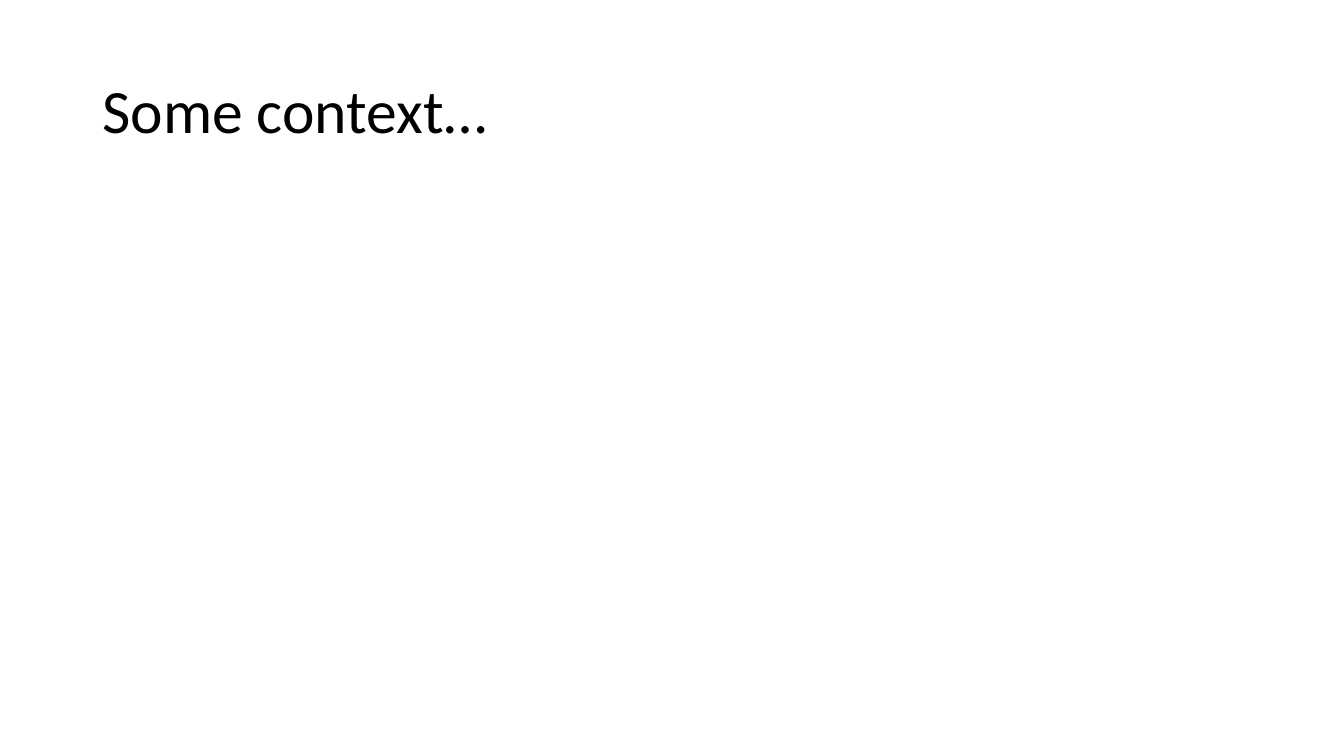
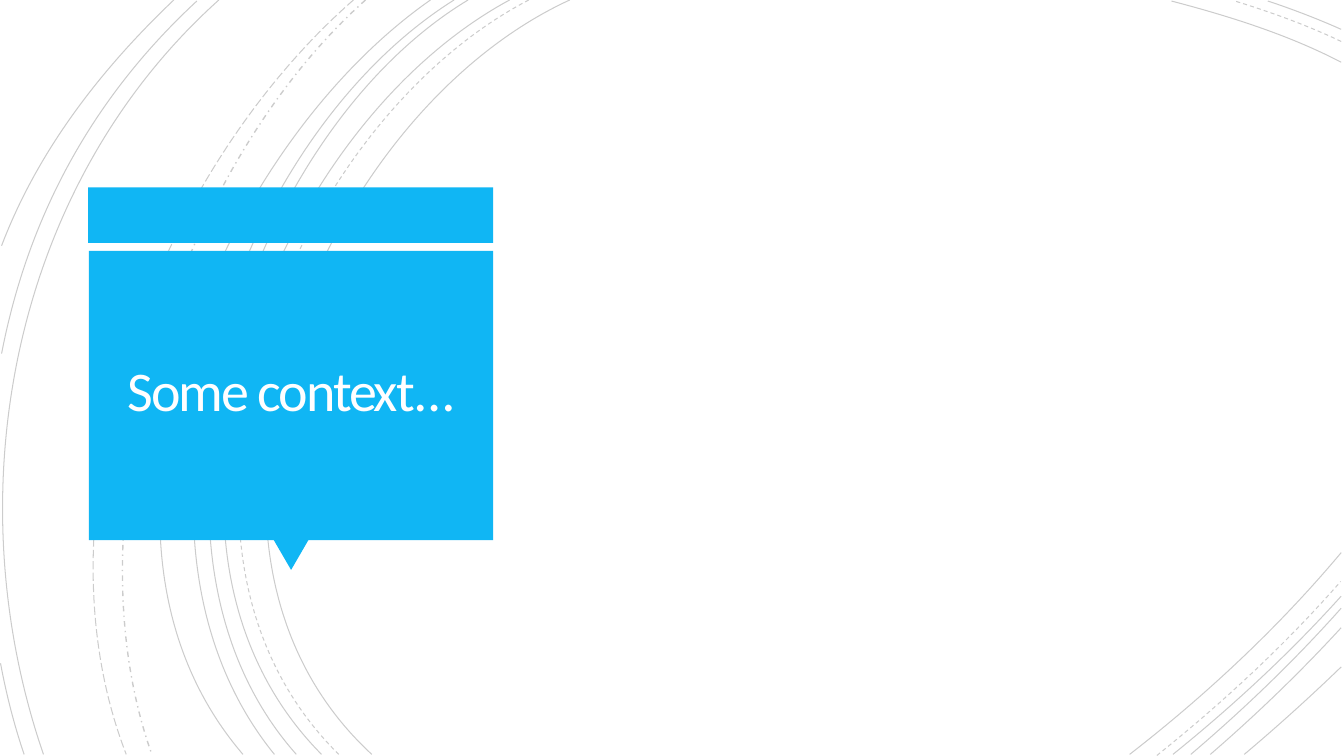
Before and after one commit to jleblond/NHANES_data_analytics, a slide deck: slide 2 of presentation.pptx. Drawn at 1344x756 pixels with LibreOffice and Linux fonts; fonts in the diff are those of the drawing. Boxes give left, top, right and bottom in pixels: in the first picture for what was removed or moved away, otherwise in the second. Text is boxed around its words. In the diff, an @@ line names an element or a change of style, - is before the commit and + after.

```diff
--- a/presentation.pptx
+++ b/presentation.pptx
@@ group added at bbox=[0, 0, 1342, 756]: 21 freeform shapes @@
@@ rectangle added at bbox=[89, 188, 494, 243], fill #10B6F4 @@
@@ rectangle added at bbox=[89, 251, 493, 540], fill #10B6F4 @@
@@ title "Some context…": place and size @@
-title "Some context…" at bbox=[102, 93, 487, 134]
+title "Some context…" at bbox=[128, 374, 454, 412]
@@ title "Some context…" at bbox=[128, 374, 454, 412]: size 44 to 40 pt, text colour #000000 to #FFFEFF, letter spacing 0 to -1.5 pt; alignment left to centre; line spacing 0.9 to 0.85 @@
@@ triangle added at bbox=[273, 540, 309, 571], fill #10B6F4 @@
```
Also in this commit, not shown: 3 other slides changed, 10 slides added, 1 slide removed, 5 other files.
